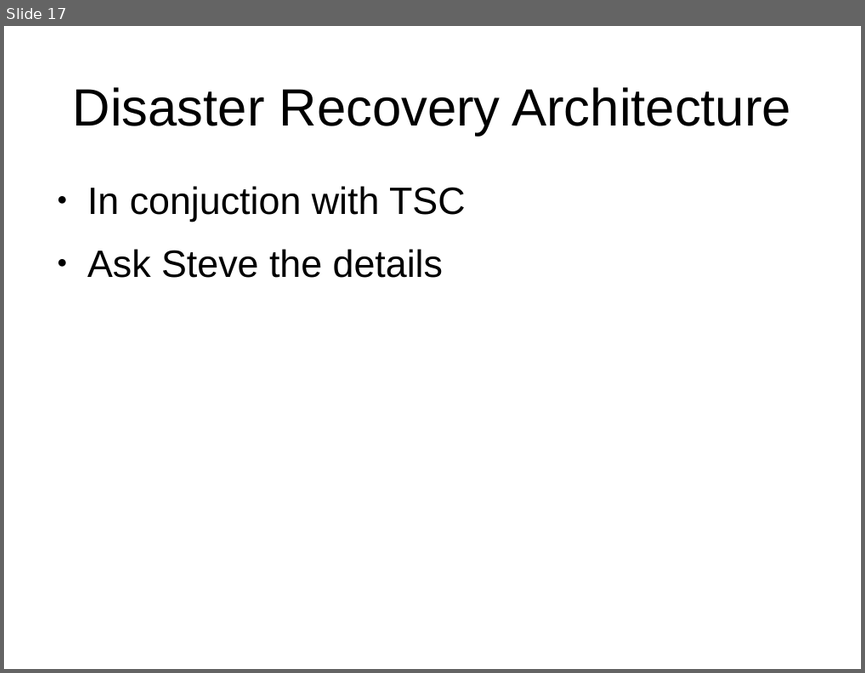
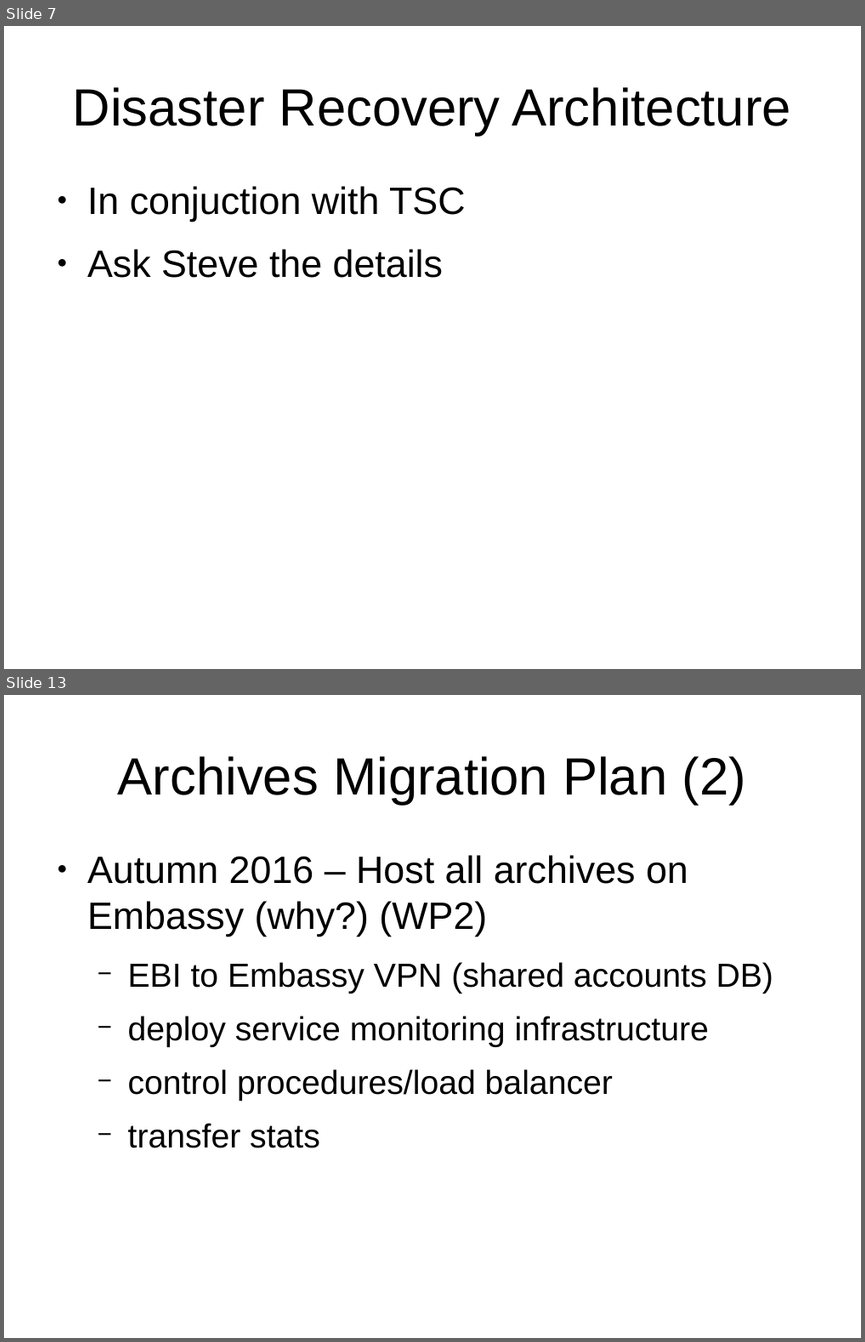
Before and after one commit to avullo/ensembl-migration-pm, a slide deck: data-review-10-16/talk.odp. Shown one above the other, each under a label of ours: slide 17 before the commit, slides 7 and 13 after it; the slides between them are not shown. The pictures are 865x673 and 865x1342 pixels, drawn with LibreOffice and Linux fonts; fonts in the diff are those of the drawing; background and template pictures are left out. Boxes give left, top, right and bottom in pixels: in the first picture for what was removed or moved away, otherwise in the second. Text is boxed around its words. In the diff, an @@ line names an element or a change of style, - is before the commit and + after.

Commit message:
Archives almost ready. Begin FTP section, worked on intro, includes shutdown.

```diff
--- a/data-review-10-16/talk.odp
+++ b/data-review-10-16/talk.odp
@@ slide 13 added at [4,695,861,1338], background #FFFFFF @@
@@ title added at [118,756,746,805], 44 pt, text #000000 @@
+Archives Migration Plan (2)
@@ text added at [87,855,773,1148], 28 pt, text #000000 @@
+● Autumn 2016 – Host all archives on Embassy (why?) (WP2)
+  − EBI to Embassy VPN (shared accounts DB)
+  − deploy service monitoring infrastructure
+  − control procedures/load balancer
+  − transfer stats
@@ what was slide 17 is now slide 7 @@
```
Also in this commit, not shown: 7 slides changed, 5 other slides added, 4 slides removed.
